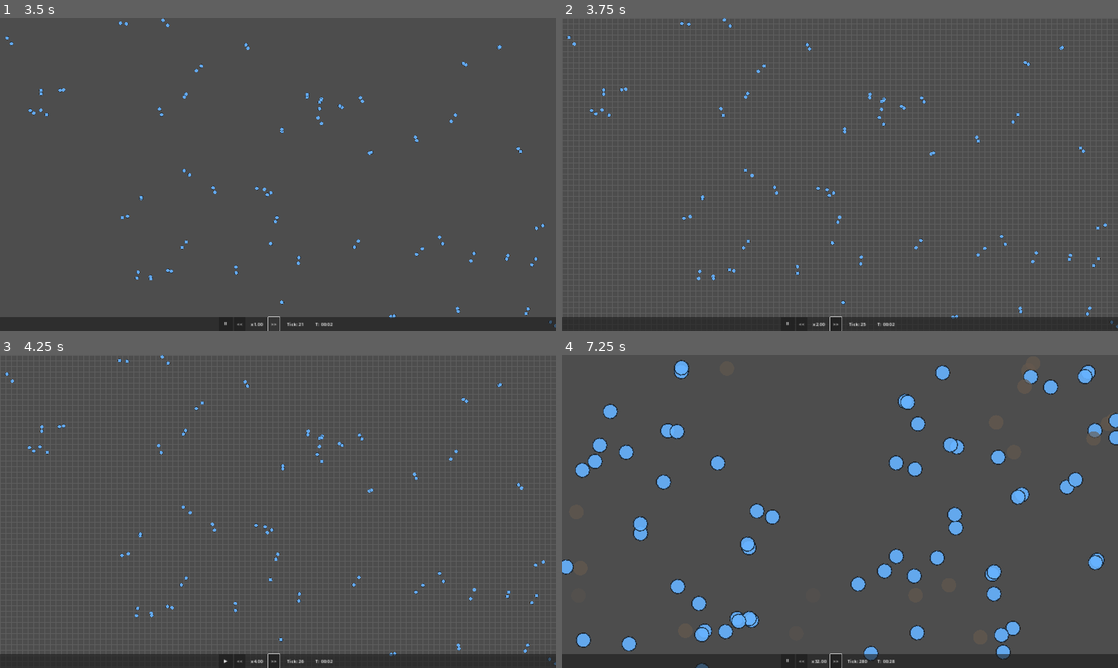
Above: before the commit, frames 1-4 (two rows, left to right).
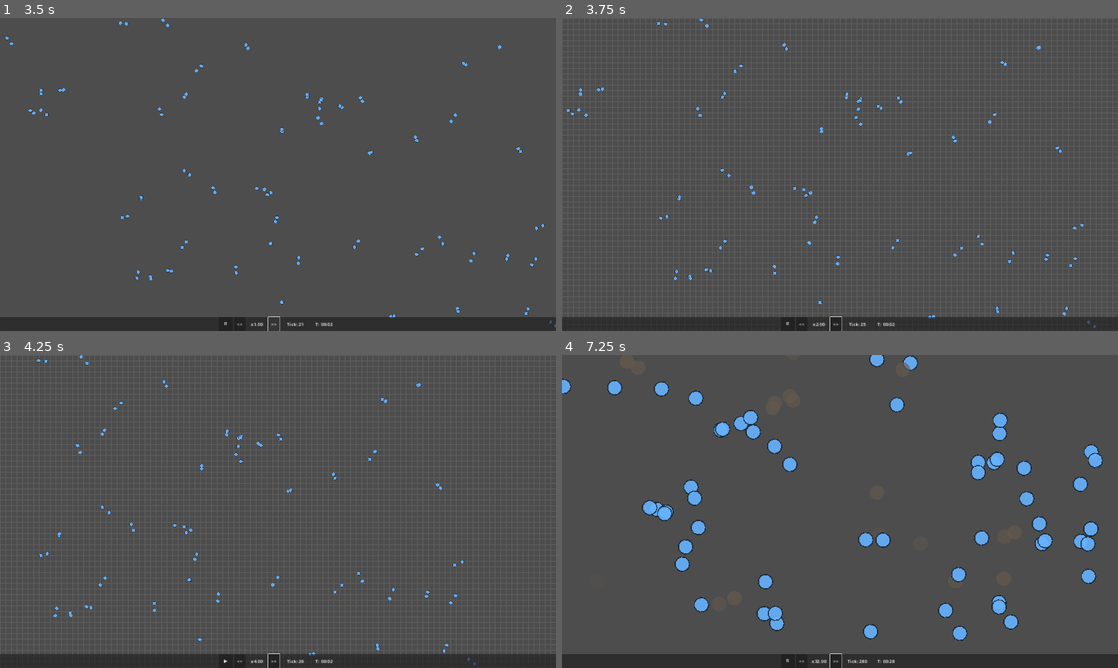
Above: after the commit, the same moments.

Repository: trinityUwU/Primordia
Game: Godot game, scene res://scenes/World.tscn
The game is run twice, just before and just after one commit, with the same random seed, the same clock (stepped at 60 frames per second) and the same inputs.
Inputs (mouse positions are in pixels of both pictures, inside the frame that each line leads up to):
- Up to frame 1 (3.5 s): click "⏸" at 0.5 s; click "▶" at 1.25 s; click "<<" at 2 s; click ">>" at 2.75 s
- Up to frame 2 (3.75 s): tap Enter at 3.5 s; move the mouse to (962, 158) at 3.52 s; hold D from 3.53 s (still down); tap G at 3.6 s; click (962, 158) at 3.67 s
- Up to frame 3 (4.25 s): keep holding D; tap Space at 3.77 s
- Up to frame 4 (7.25 s): move the mouse to (728, 527) at 4.27 s; release D at 4.28 s; hold S 4.28-5.03 s; tap 1 at 4.35 s; tap Space at 4.52, 6.02, 6.77 s; move the mouse to (895, 442) at 5.02 s; hold D 5.03-5.78 s; tap 2 at 5.1 s; move the mouse to (812, 574) at 5.77 s; hold W 5.78-6.53 s; tap 3 at 5.85 s; click (812, 574) at 5.92 s; move the mouse to (1006, 558) at 6.52 s; hold A from 6.53 s (still down); tap G at 6.6 s

Frame 1 is identical in both runs. In frame 2, 1.2% of the frame differs, in the area x 0-100%, y 0-100%; in frame 3, 1.2%; in frame 4, 11%.

Commit message:
feat: WASD/arrow keys pan + dark background color
WorldCamera: déplacement WASD + flèches, vitesse 400px/s / zoom
project.godot: background #0a0a0f pour masquer bords hors-monde

Co-Authored-By: Claude Sonnet 4.6 <noreply@anthropic.com>

Diff:
--- a/project.godot
+++ b/project.godot
@@ -36,3 +36,7 @@
 [application.run]
 
 max_fps=60
+
+
+[rendering]
+environment/default_clear_color=Color(0.039, 0.039, 0.059, 1)
--- a/scripts/world/WorldCamera.gd
+++ b/scripts/world/WorldCamera.gd
@@ -5,6 +5,7 @@
 var ZOOM_LEVELS: Array[float] = [0.5, 1.5, 4.0]
 const ZOOM_SPEED: float = 8.0
 const PAN_BUTTON: int = MOUSE_BUTTON_MIDDLE
+const PAN_SPEED: float = 400.0
 
 var _target_zoom: float = 1.5
 var _current_level: int = 1
@@ -36,7 +37,22 @@
 	var current_zoom: float = zoom.x
 	var new_zoom: float = lerpf(current_zoom, _target_zoom, ZOOM_SPEED * delta)
 	zoom = Vector2(new_zoom, new_zoom)
+	_handle_wasd(delta)
 	_clamp_position()
+
+
+func _handle_wasd(delta: float) -> void:
+	var dir: Vector2 = Vector2.ZERO
+	if Input.is_key_pressed(KEY_W) or Input.is_key_pressed(KEY_UP):
+		dir.y -= 1.0
+	if Input.is_key_pressed(KEY_S) or Input.is_key_pressed(KEY_DOWN):
+		dir.y += 1.0
+	if Input.is_key_pressed(KEY_A) or Input.is_key_pressed(KEY_LEFT):
+		dir.x -= 1.0
+	if Input.is_key_pressed(KEY_D) or Input.is_key_pressed(KEY_RIGHT):
+		dir.x += 1.0
+	if dir != Vector2.ZERO:
+		global_position += dir.normalized() * PAN_SPEED * delta / zoom.x
 
 
 func _input(event: InputEvent) -> void:
